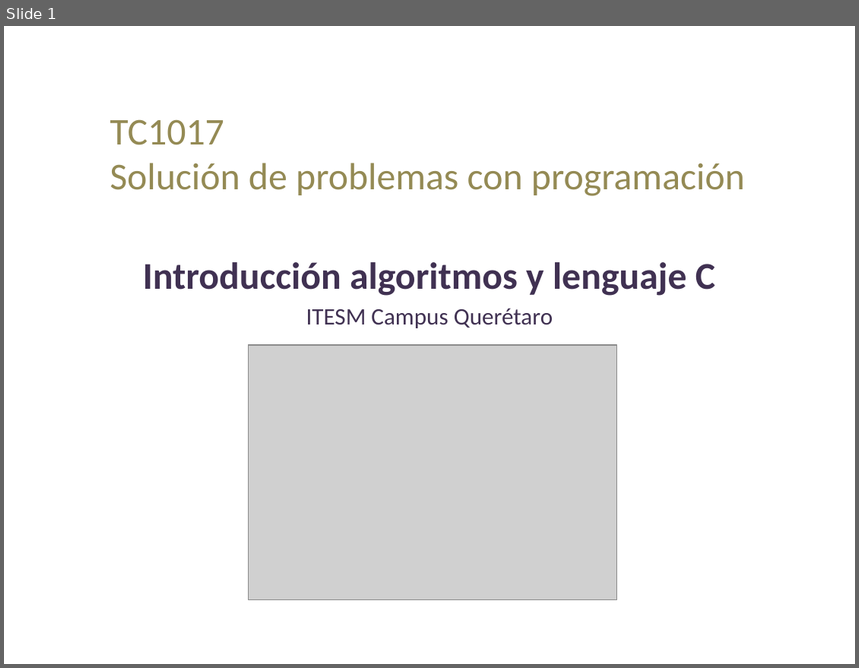
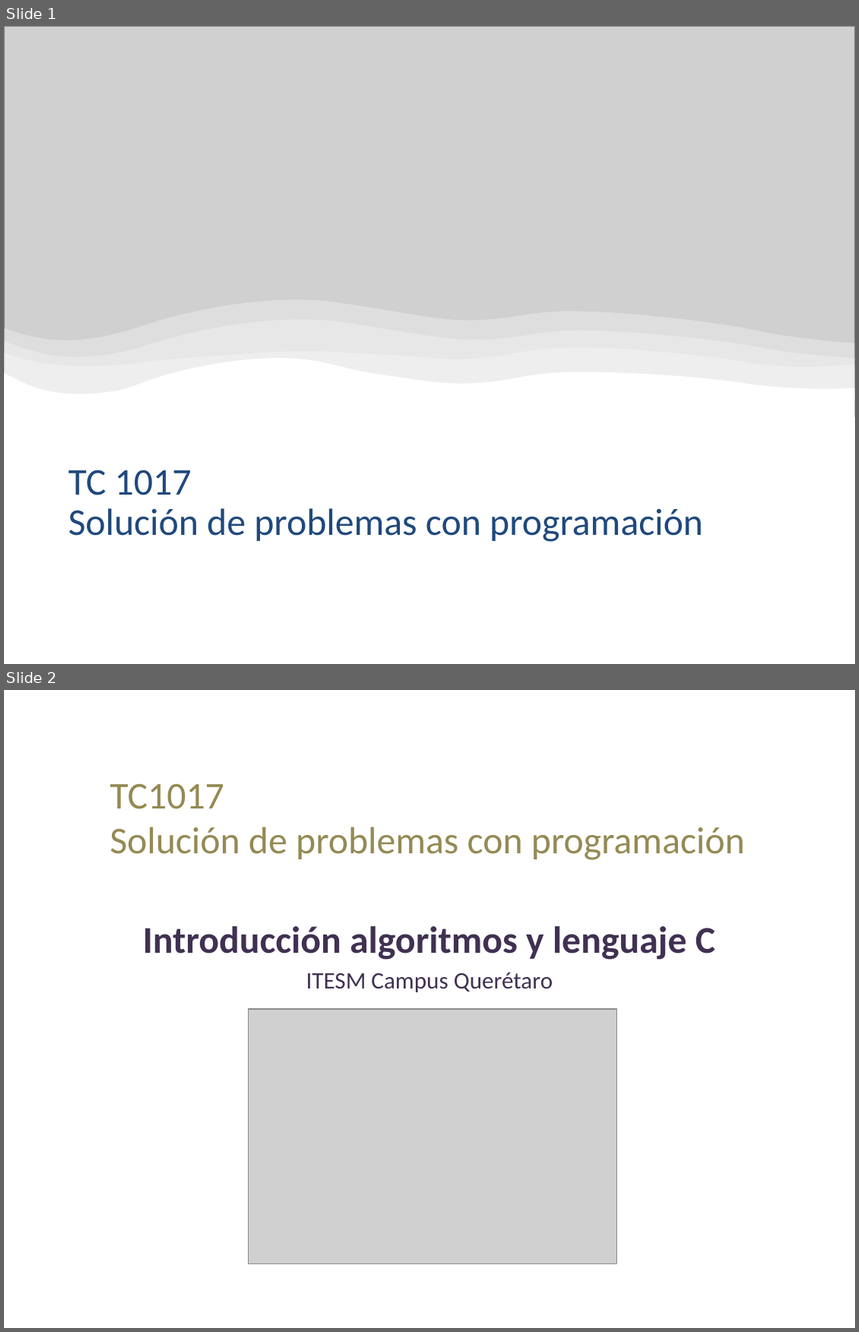
Before and after one commit to lizetheP/SolucionProblemas, a slide deck: Calendario2021/Presentaciones/1_Introduccion.pptx. Shown one above the other, each under a label of ours: slide 1 before the commit, slides 1 and 2 after it. The pictures are 859x668 and 859x1332 pixels, drawn with LibreOffice and Linux fonts; fonts in the diff are those of the drawing; grey boxes stand for pictures. Boxes give left, top, right and bottom in pixels: in the first picture for what was removed or moved away, otherwise in the second. Text is boxed around its words. In the diff, an @@ line names an element or a change of style, - is before the commit and + after.

Commit message:
subir

```diff
--- a/Calendario2021/Presentaciones/1_Introduccion.pptx
+++ b/Calendario2021/Presentaciones/1_Introduccion.pptx
@@ slide 1 added at (4,26,855,664), background #FFFFFF @@
@@ picture added at (4,26,855,417) @@
@@ group added at (4,300,855,470): 4 freeform shapes @@
@@ title added at (69,470,703,542), 32 pt, text #1F497D @@
+TC 1017
+Solución de problemas con programación
@@ what was slide 1 is now slide 2 @@
```
